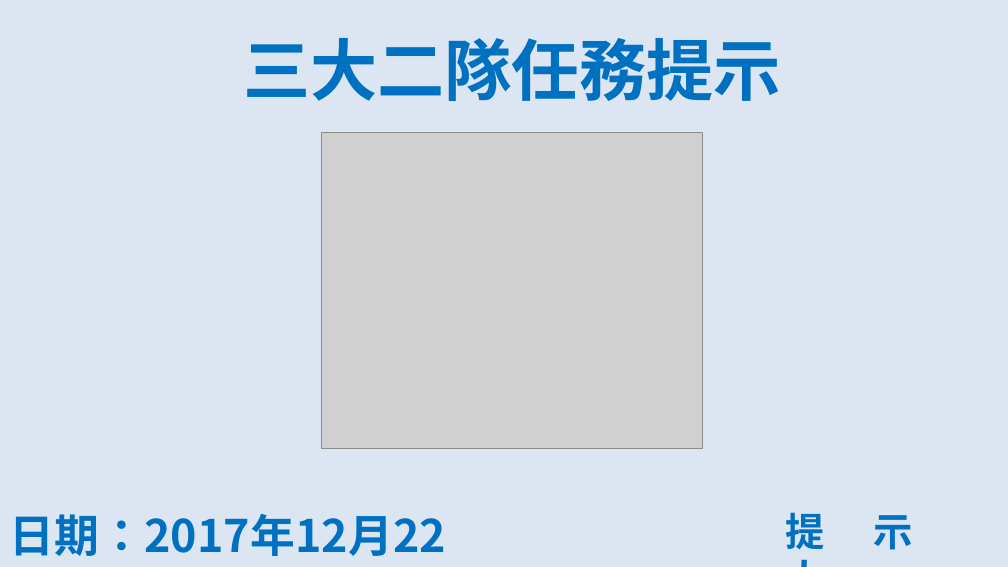
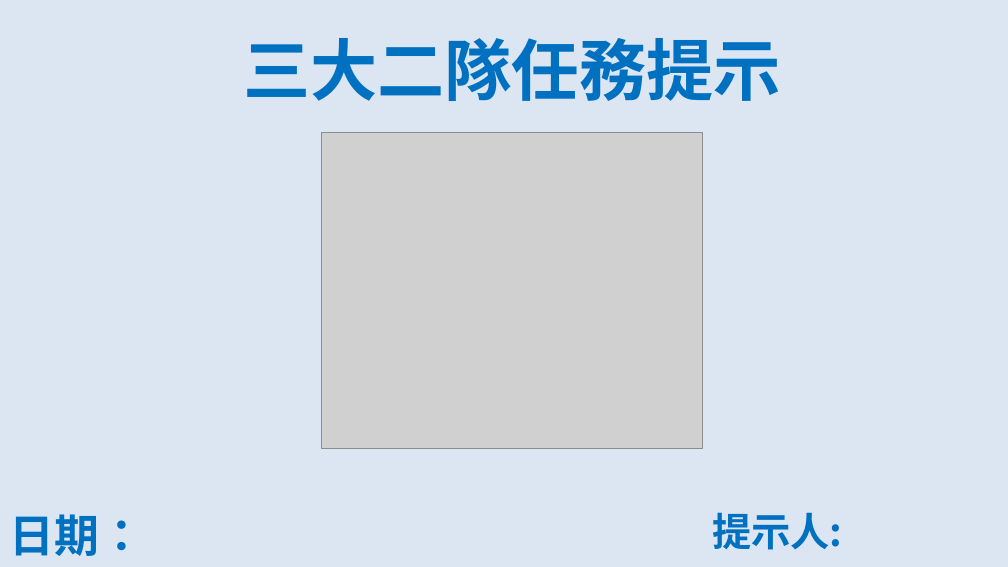
Before and after one commit to FrankYang0529/nasc, a slide deck: slide 1 of template.pptx. Drawn at 1008x567 pixels with LibreOffice and Linux fonts; fonts in the diff are those of the drawing; grey boxes stand for pictures. Boxes give left, top, right and bottom in pixels: in the first picture for what was removed or moved away, otherwise in the second. Text is boxed around its words. In the diff, an @@ line names an element or a change of style, - is before the commit and + after.

```diff
--- a/template.pptx
+++ b/template.pptx
@@ text "提示人:": place and size @@
-text "提示人:" at [785,512,913,550]
+text "提示人:" at [712,512,842,550]
@@ text at [10,514,144,556]: text changed @@
-日期：2017年12月22日
+日期：
```
